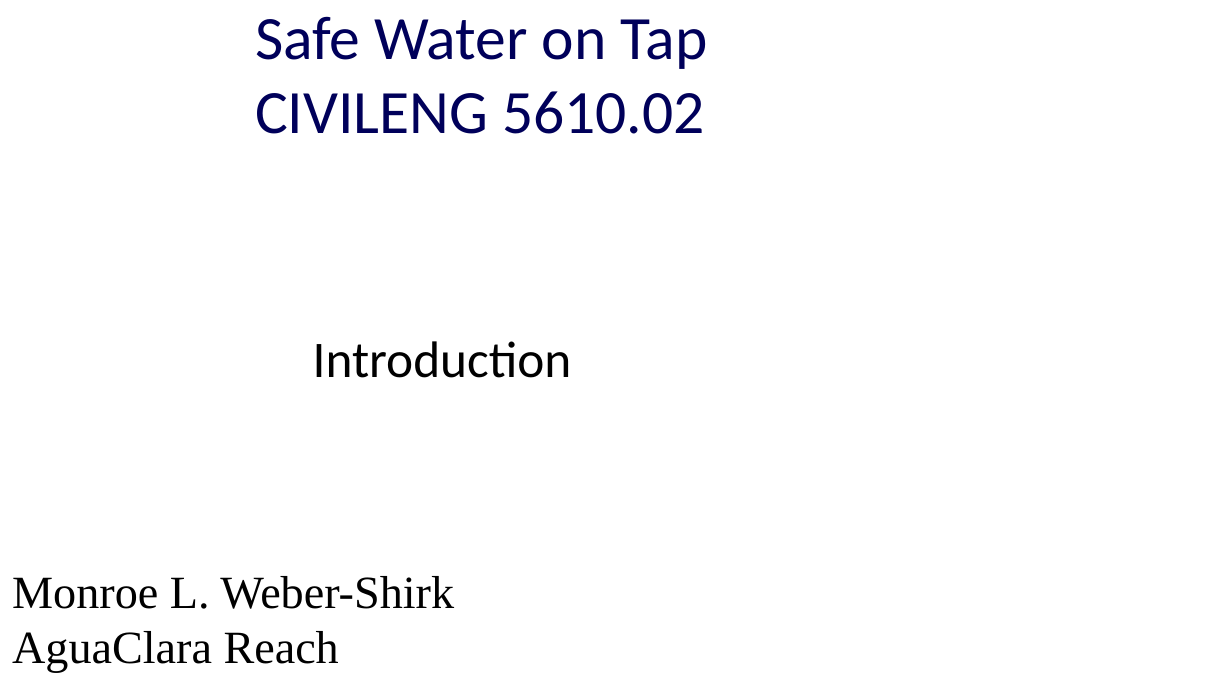
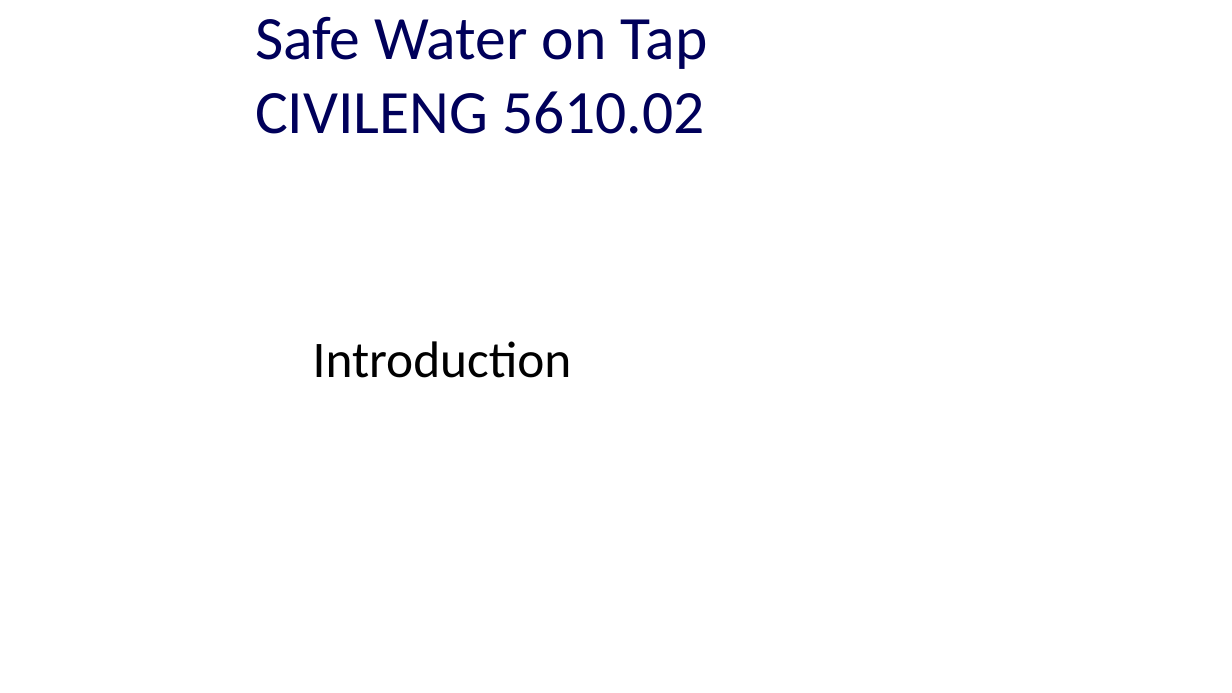
Before and after one commit to monroews/CEE4520Lectures, a slide deck: slide 1 of Discussions/Introduction.pptx. Drawn at 1232x693 pixels with LibreOffice and Linux fonts; fonts in the diff are those of the drawing; background and template pictures are left out. Boxes give left, top, right and bottom in pixels: in the first picture for what was removed or moved away, otherwise in the second. Text is boxed around its words. In the diff, an @@ line names an element or a change of style, - is before the commit and + after.

Commit message:
adding discussion pptx

```diff
--- a/Discussions/Introduction.pptx
+++ b/Discussions/Introduction.pptx
@@ text removed at (12,576,454,672) @@
-Monroe L. Weber-Shirk
-AguaClara Reach
```
Also in this commit, not shown: 7 other files.
